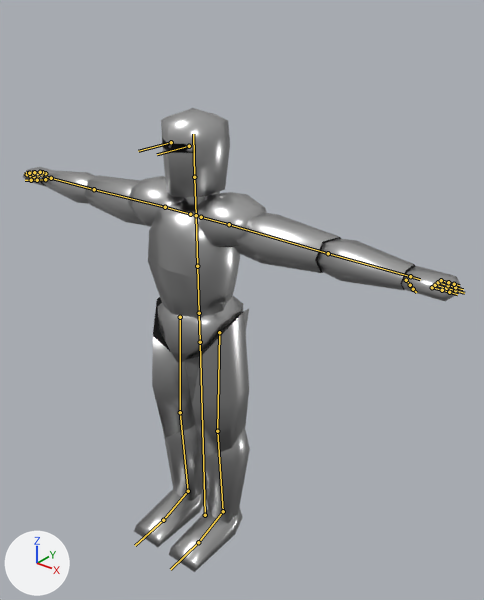
The glTF model assets/knight.glb: old version first, new version second.
Both versions are drawn from a 50 mm camera at (1.84, -1.99, 2.58) aimed at (0.17, 0.1, 1.28). Arrows for +X, +Y and +Z are at lower left; the lights stay in place. The bones that bend it are drawn over the model as lines.
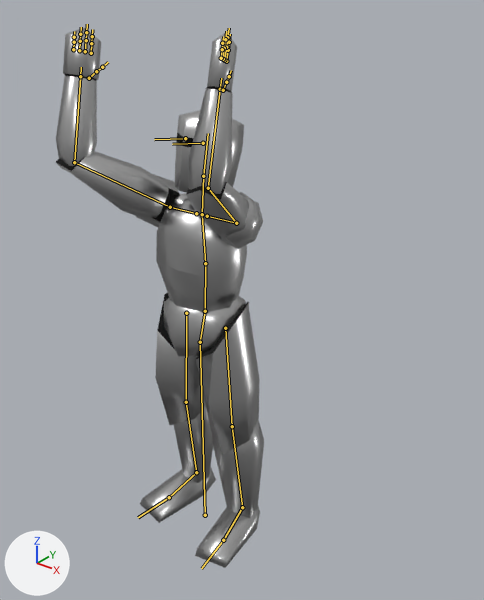
The newer file adds an action. The first version stands in its rest pose; the second is drawn at frame 8 of the action 'Jump'.

The edits, one by one:
Bone 'hips' (bone_hips) turns from (0, 0, 0) to (0, 0, -17) degrees about its own x, y and z.
Bone 'spine' (bone_spine) turns from (0, 0, 0) to (0, 0, -14) degrees about its own x, y and z.
Bone 'chest' (bone_chest) turns from (0, 0, 0) to (0, 0, -6) degrees about its own x, y and z.
Bone 'neck' (bone_neck) turns from (0, 0, 0) to (0, 0, 9) degrees about its own x, y and z.
Bone 'head' (bone_head) turns from (0, 0, 0) to (-3, 0, 3) degrees about its own x, y and z.
Bone 'shoulder.L' (bone_shoulder_l) turns from (0, 0, 0) to (0, 0, 4) degrees about its own x, y and z.
Bone 'upper_arm.L' (bone_upper_arm_l) turns from (0, 0, 0) to (-83, -127, 13) degrees about its own x, y and z.
Bone 'lower_arm.L' (bone_lower_arm_l) turns from (0, 0, 0) to (0, 0, -71) degrees about its own x, y and z.
Bone 'shoulder.R' (bone_shoulder_r) turns from (0, 0, 0) to (0, 0, 2) degrees about its own x, y and z.
Bone 'upper_arm.R' (bone_upper_arm_r) turns from (0, 0, 0) to (-79, 126, -10) degrees about its own x, y and z.
Bone 'lower_arm.R' (bone_lower_arm_r) turns from (0, 0, 0) to (0, 0, 71) degrees about its own x, y and z.
Bone 'upper_leg.L' (bone_upper_leg_l) moves from (0.0, 0.0, 0.0) to (-0.015, -0.014, -0.002).
Bone 'upper_leg.L' (bone_upper_leg_l) turns from (0, 0, 0) to (4, -9, 18) degrees about its own x, y and z.
Bone 'lower_leg.L' (bone_lower_leg_l) turns from (0, 0, 0) to (0, 0, -1) degrees about its own x, y and z.
Bone 'foot.L' (bone_foot_l) turns from (0, 0, 0) to (0, 0, -4) degrees about its own x, y and z.
Bone 'upper_leg.R' (bone_upper_leg_r) moves from (0.0, 0.0, 0.0) to (0.015, -0.014, -0.002).
Bone 'upper_leg.R' (bone_upper_leg_r) turns from (0, 0, 0) to (4, 9, -20) degrees about its own x, y and z.
Bone 'lower_leg.R' (bone_lower_leg_r) turns from (0, 0, 0) to (0, 0, -2) degrees about its own x, y and z.
Bone 'foot.R' (bone_foot_r) turns from (0, 0, 0) to (0, 0, 5) degrees about its own x, y and z.

Location of each change, [x1, y1, x2, y2] in pixels of the pictures (484 x 600 px):
'Cylinder.002', posed
    before: [42, 171, 416, 290]
    after: [56, 75, 233, 194]
'Cylinder.006', posed (8% wider)
    before: [152, 297, 249, 458]
    after: [155, 293, 260, 455]
'Cylinder.001', posed (24% narrower, 9% shorter)
    before: [84, 175, 341, 273]
    after: [56, 151, 250, 240]
'Cylinder', posed
    before: [148, 200, 240, 319]
    after: [156, 199, 247, 314]
'Cylinder.009', posed (11% taller)
    before: [163, 422, 250, 523]
    after: [174, 406, 264, 518]
'Cube', posed (10% wider, 18% taller)
    before: [134, 486, 243, 572]
    after: [140, 466, 260, 568]
'Cylinder.004', posed
    before: [161, 108, 230, 197]
    after: [174, 110, 244, 192]
'Sphere', posed (9% narrower)
    before: [128, 176, 267, 247]
    after: [136, 174, 263, 249]
'Cylinder.003', posed
    before: [23, 167, 462, 301]
    after: [63, 28, 237, 91]
'Cylinder.007', posed (9% shorter)
    before: [158, 296, 243, 362]
    after: [164, 296, 246, 356]
'eyes', posed
    before: [166, 142, 195, 152]
    after: [181, 136, 187, 144]
bone 'hips', root to tip
    before: (200, 342) to (199, 313)
    after: (200, 342) to (205, 311)
bone 'spine', root to tip
    before: (199, 313) to (197, 266)
    after: (205, 311) to (205, 263)
bone 'chest', root to tip
    before: (197, 266) to (196, 215)
    after: (205, 263) to (202, 214)
bone 'neck', root to tip
    before: (196, 215) to (194, 177)
    after: (202, 214) to (203, 176)
bone 'head', root to tip
    before: (194, 177) to (193, 134)
    after: (203, 176) to (208, 133)
bone 'shoulder.L', root to tip
    before: (201, 217) to (229, 224)
    after: (207, 216) to (236, 223)
bone 'upper_arm.L', root to tip
    before: (229, 224) to (328, 253)
    after: (236, 223) to (208, 188)
bone 'lower_arm.L', root to tip
    before: (328, 253) to (410, 276)
    after: (208, 188) to (220, 89)
bone 'shoulder.R', root to tip
    before: (190, 214) to (165, 207)
    after: (196, 213) to (170, 207)
bone 'upper_arm.R', root to tip
    before: (165, 207) to (94, 189)
    after: (170, 207) to (74, 162)
bone 'lower_arm.R', root to tip
    before: (94, 189) to (51, 178)
    after: (74, 162) to (80, 76)
bone 'upper_leg.L', root to tip
    before: (219, 332) to (217, 431)
    after: (225, 328) to (232, 426)
bone 'lower_leg.L', root to tip
    before: (217, 431) to (223, 511)
    after: (232, 426) to (242, 507)
bone 'foot.L', root to tip
    before: (223, 511) to (198, 542)
    after: (242, 507) to (223, 540)
bone 'upper_leg.R', root to tip
    before: (180, 317) to (180, 412)
    after: (186, 313) to (186, 402)
bone 'lower_leg.R', root to tip
    before: (180, 412) to (188, 491)
    after: (186, 402) to (196, 472)
bone 'foot.R', root to tip
    before: (188, 491) to (163, 520)
    after: (196, 472) to (169, 497)
